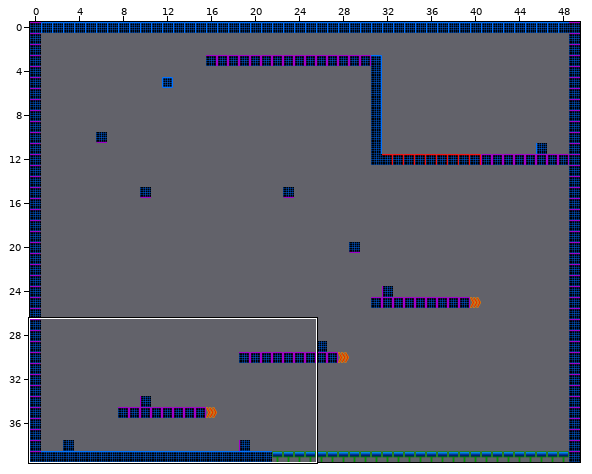
Two states of a Tiled map, Game/data/maps/help.tmx. The first picture is a wide view before the edit; the outline marks the close-up.
Close-up. First the earlier version:
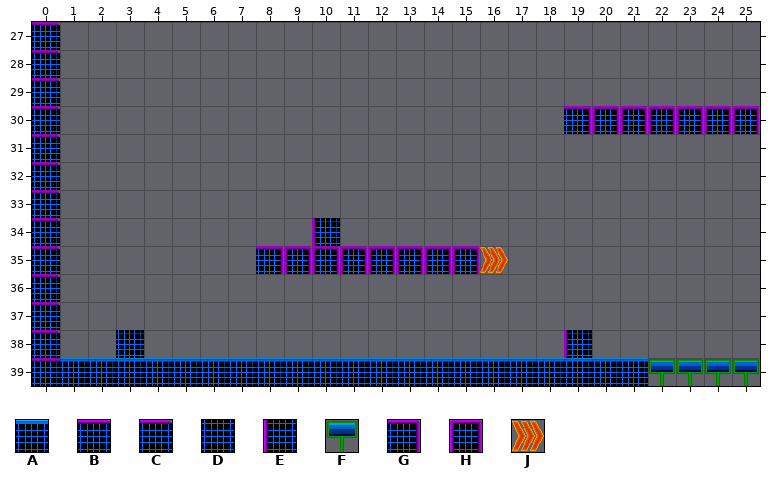
Cells are 32x32 px. Shown: x 0..25, y 27..39. The commit also changed other parts of the map, which this record leaves out.
Key: from "TestTile": A 1, B 9, C 10, D 12, E 19, F 25, G 51, H 52, J 53.
_ is an empty cell.
Layer "Tile Layer 1" before, first column x 0:
27 C_________________________
28 C_________________________
29 C_________________________
30 C__________________GHHHHHH
31 C_________________________
32 C_________________________
33 C_________________________
34 C_________E_______________
35 C_______GHHHHHHHJ_________
36 C_________________________
37 C_________________________
38 C__D_______________E______
39 BAAAAAAAAAAAAAAAAAAAAAFFFF
Once edited:
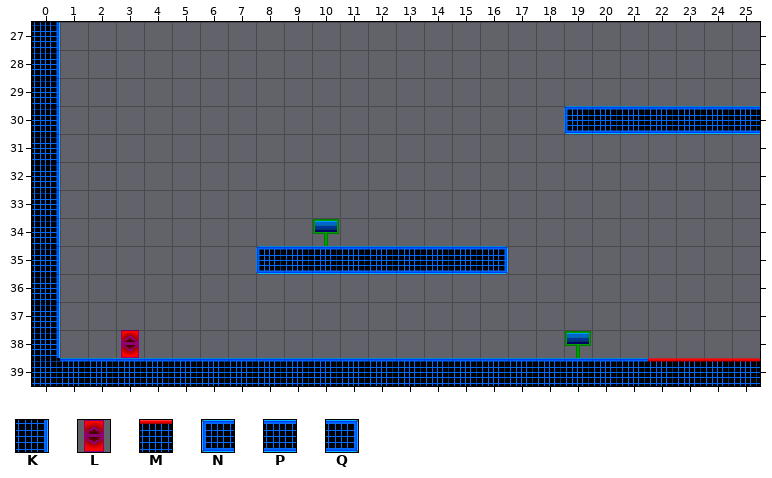
Further tiles: from "TestTile": K 13, L 26, M 34, N 69, P 70, Q 71.
The edit:
Changed rows in their new state; . is an unchanged cell.
Layer "Tile Layer 1":
first column x 0:
27 K.........................
28 K.........................
29 K.........................
30 K..................NPPPPPP
31 K.........................
32 K.........................
33 K.........................
34 K.........F...............
35 K.......NPPPPPPPQ.........
36 K.........................
37 K.........................
38 K..L...............F......
39 D.....................MMMM
Pixel boxes of the changes (left, top, right, bottom) in both close-ups:
changed: (32, 22, 60, 362)
changed: (564, 106, 760, 134)
changed: (256, 218, 508, 274)
changed: (116, 330, 144, 358)
changed: (564, 330, 592, 358)
changed: (648, 358, 760, 386)
